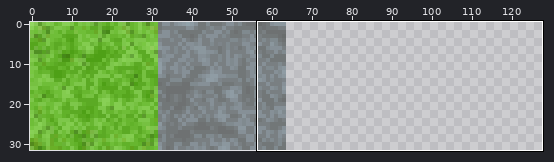
A sprite sheet gets an edit: assets/atlas.png. The first picture is a wide view before the edit; the outline marks the close-up.
Close-up. As it was:
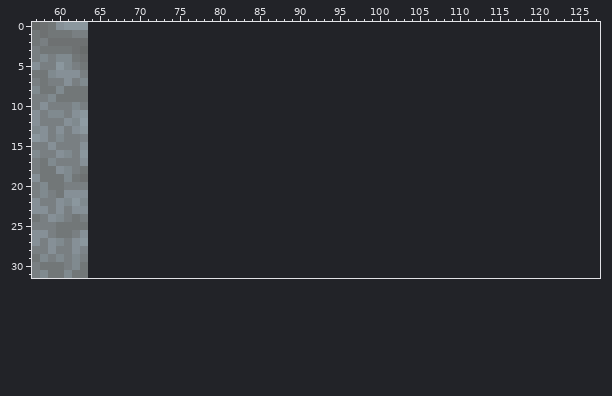
The file is 64x32 pixels. Colours within 5 levels of each other are drawn and written as one. Shown: x 57..127, y 0..31. The old version is drawn lined up with the new one, on the new canvas.
After:
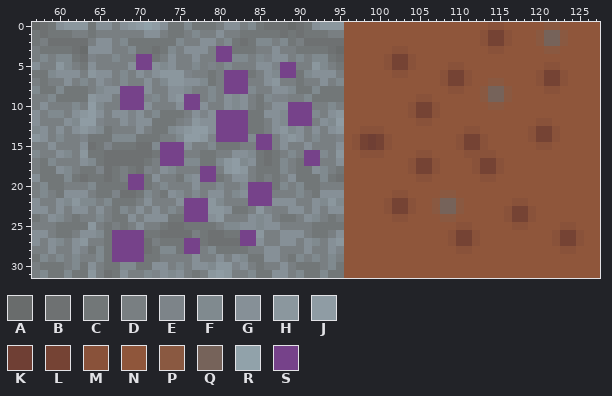
Palette (. is transparent): A #696c6c  B #6e7172  C #727778  D #797f82  E #7d8489  F #808a8f  G #869097  H #8b979e  J #8f9ca4  K #6f3f34  L #754334  M #89523a  N #8f563b  P #8a5941  Q #76635a  R #91a2aa  S #76428a
What changed:
canvas 64x32 -> 128x32
@@ x 57..127 @@
- 0 ABCGHHH................................................................
- 1 CBCCCDD................................................................
- 2 CDBBBBB................................................................
- 3 DCCCCBA................................................................
- 4 DFDFFCB................................................................
- 5 GDDHFDC................................................................
- 6 CCFGGGD................................................................
- 7 DCDDGDF................................................................
- 8 FCCFCCC................................................................
- 9 DDFCCCC................................................................
-10 DGDDDFD................................................................
-11 GDFFDGH................................................................
-12 GDDDGFJ................................................................
-13 FGDGDGH................................................................
-14 HGDFDDE................................................................
-15 DDGDDDG................................................................
-16 FDDGFDH................................................................
-17 DCFDDDG................................................................
-18 DCCGFDC................................................................
-19 GCCCFCB................................................................
-20 DFCCDDD................................................................
-21 DFDCGGG................................................................
-22 GDDGFHF................................................................
-23 GGDGDGG................................................................
-24 CDGFDCD................................................................
-25 DDDCCCC................................................................
-26 GGDCCDG................................................................
-27 GDGFDGH................................................................
-28 DDGDDGE................................................................
-29 CFDFDFD................................................................
-30 DCCCDFC................................................................
-31 DFCCFCC................................................................
+ 0 ABCGHHHCGGDGHJRJGCCFCCCDGGDFCBBBABCGHHHNNNNNNNNNNNNNNNNNNMMNNNNNPPNNNNN
+ 1 CBCCCDDCDDDDDDGGDCCDFDDGDDCCCCCBCBCCCDDNNNNNNNNNNNNNNNNNMLLMNNNPQQPNNNN
+ 2 CDBBBBBDGGDFCCCCCCFDDGGDFCBCFFDFCDBBBBBNNNNNNNNNNNNNNNNNMLLMNNNPQQPNNNN
+ 3 DCCCCBAGGGDDFCCBCFDGGGDSSCCCDDGDDCCCCBANNNNNNMMNNNNNNNNNNMMNNNNNPPNNNNN
+ 4 DFDFFCBEDDFDDSSCDGDDGDDSSFFDFEGGDFDFFCBNNNNNMLLMNNNNNNNNNNNNNNNNNNNNNNN
+ 5 GDDHFDCGDDDDGSSGFGDDFDEDFDDDGGESSDDHFDCNNNNNMLLMNNNNMMNNNNNNNNNNMMNNNNN
+ 6 CCFGGGDHGGDFDGEGHHHEDDCDSSSCDGFSSCFGGGDNNNNNNMMNNNNMLLMNNNNNNNNMLLMNNNN
+ 7 DCDDGDFDGEDFDDGDFHHGGFCDSSSDDGHDDCDDGDFNNNNNNNNNNNNMLLMNNPPNNNNMLLMNNNN
+ 8 FCCFCCCDFGGSSSGDDGGFDDFDSSSFDDGGFCCFCCCNNNNNNNNNNNNNMMNNPQQPNNNNMMNNNNN
+ 9 DDFCCCCHGGDSSSEFDGHSSDFDGFGDCFEEDDFCCCCNNNNNNNNNMMNNNNNNPQQPNNNNNNNNNNN
+10 DGDDDFDJFDDSSSGDDDGSSGDDGFGDCDGGSSSDDFDNNNNNNNNMLLMNNNNNNPPNNNNNNNNNNNN
+11 GDFFDGHJGDGGEGDFCCCDGEGSSSSCCGGFSSSFDGHNNNNNNNNMLLMNNNNNNNNNNNNNNNNNNNN
+12 GDDDGFJJEDDGEGGCCCDEHGGSSSSCCDGFSSSDGFJNNNNNNNNNMMNNNNNNNNNNNNNMMNNNNNN
+13 FGDGDGHGFCDDDGDCCFGHJJGSSSSCCDGHFGDGDGHNNMMMNNNNNNNNNNMMNNNNNNMLLMNNNNN
+14 HGDFDDECCCFFFCCCDDFJJHESSSSFSSDGHGDFDDENMLKLMNNNNNNNNMLLMNNNNNMLLMNNNNN
+15 DDGDDDGBCECCCBBFSSSGDDFCCCDDSSDGDDGDDDGNMLKLMNNNNNNNNMLLMNNNNNNMMNNNNNN
+16 FDDGFDHCCBBBBBBCSSSDDCCDDGGFCBCDFDSSFDHNNMMMNNNNMMNNNNMMMMNNNNNNNNNNNNN
+17 DCFDDDGFCBBBBBCDSSSFFCCFHJFGCBCFDCSSDDGNNNNNNNNMLLMNNNNMLLMNNNNNNNNNNNN
+18 DCCGFDCCEBCDCBEDGFDDDSSDHJHDCCCFDCCGFDCNNNNNNNNMLLMNNNNMLLMNNNNNNNNNNNN
+19 GCCCFCBCCBCDSSCGDDCFGSSCDGGDCDCDGCCCFCBNNNNNNNNNMMNNNNNNMMNNNNNNNNNNNNN
+20 DFCCDDDFCCCCSSCDFDDDGDDFDDFSSSCFDFCCDDDNNNNNNNNNNNNNNNNNNNNNNNNNNNNNNNN
+21 DFDCGGGDCCEBBCFDCGFDFDGGDFGSSSDDDFDCGGGNNNNNNMMNNNNPPNNNNNNNNNNNNNNNNNN
+22 GDDGFHFFDFCCCDGDDDGSSSHFDDDSSSGGGDDGFHFNNNNNMLLMNNPQQPNNNNNNMMNNNNNNNNN
+23 GGDGDGGDGDCFDGDGDFDSSSHHGCCDHEDDGGDGDGGNNNNNMLLMNNPQQPNNNNNMLLMNNNNNNNN
+24 CDGFDCDDFDCCGDGGGCCSSSGHDDDGFGDCCDGFDCDNNNNNNMMNNNNPPNNNNNNMLLMNNNNNNNN
+25 DDDCCCCHDCDCDGDDCBBCCCCDFFGGFGGDDDDCCCCNNNNNNNNNNNNNNMMNNNNNMMNNNNMMNNN
+26 GGDCCDGGFCSSSSCCBBBBDCBBCCSSHDDGGGDCCDGNNNNNNNNNNNNNMLLMNNNNNNNNNMLLMNN
+27 GDGFDGHDDCSSSSBDCCCSSCBBBBSSGDDGGDGFDGHNNNNNNNNNNNNNMLLMNNNNNNNNNMLLMNN
+28 DDGDDGECFCSSSSBCFFCSSDFCCCCDDGGDDDGDDGENNNNNNNNNNNNNNMMNNNNNNNNNNNMMNNN
+29 CFDFDFDDFCSSSSCCDDDDGDDGDGFCCGGDCFDFDFDNNNNNNNNNNNNNNNNNNNNNNNNNNNNNNNN
+30 DCCCDFCGDCCFFCCGGDFDGGFHHEGDCDDGDCCCDFCNNNNNNNNNNNNNNNNNNNNNNNNNNNNNNNN
+31 DFCCFCCHDBCGDDFEGFGDCDHJHDDFCCGGDFCCFCCNNNNNNNNNNNNNNNNNNNNNNNNNNNNNNNN
